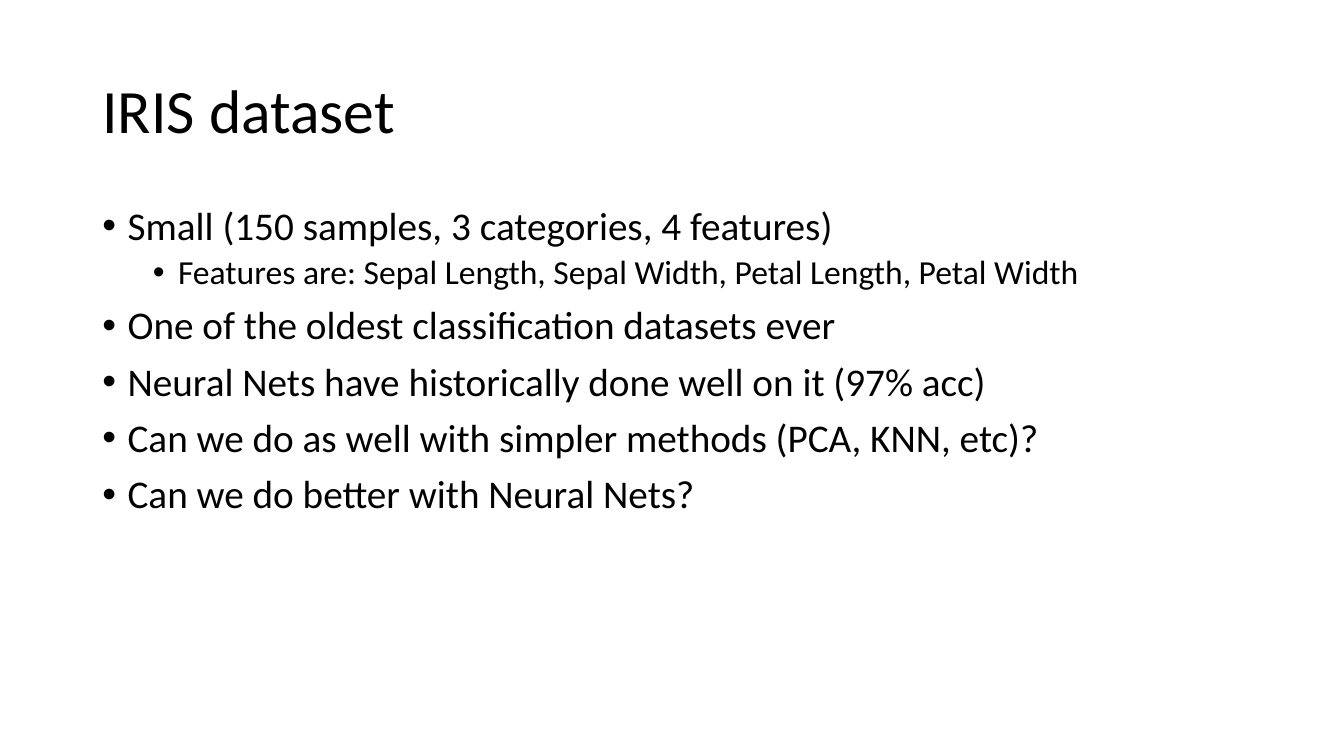
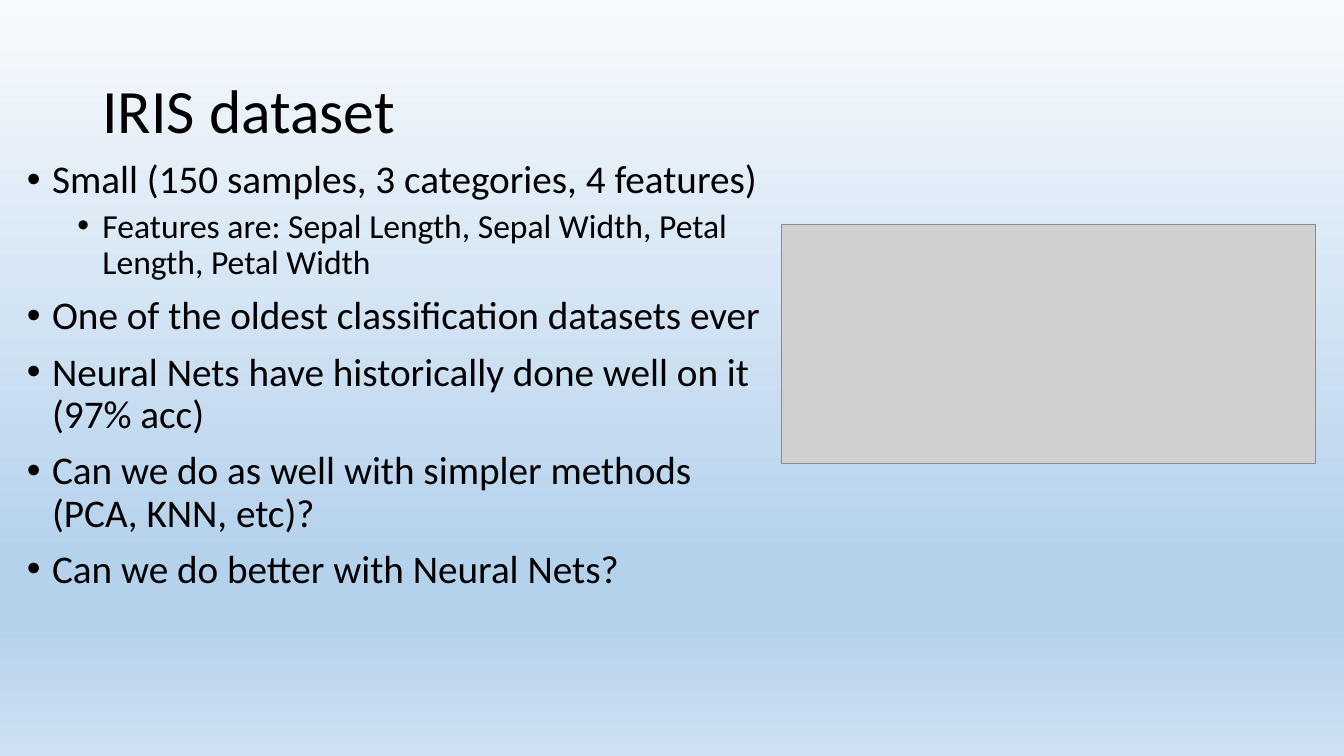
Before and after one commit to anthony-t123/6140Project, a slide deck: slide 2 of pitch slides.PPTX. Drawn at 1344x756 pixels with LibreOffice and Linux fonts; fonts in the diff are those of the drawing; grey boxes stand for pictures. Boxes give left, top, right and bottom in pixels: in the first picture for what was removed or moved away, otherwise in the second. Text is boxed around its words. In the diff, an @@ line names an element or a change of style, - is before the commit and + after.

Commit message:
Add images, styling, and a few small edits to pitch ppt

```diff
--- a/pitch slides.PPTX
+++ b/pitch slides.PPTX
@@ background #FFFFFF to gradient #F7FAFD to #B5D2EC to #CEE1F2 @@
@@ text "Small (150 samples, 3 categories, ..." rewrapped from [128,211,1078,509] to [52,164,760,584] @@
@@ picture added at [781,225,1316,464] @@
```
Also in this commit, not shown: 3 other slides changed.
